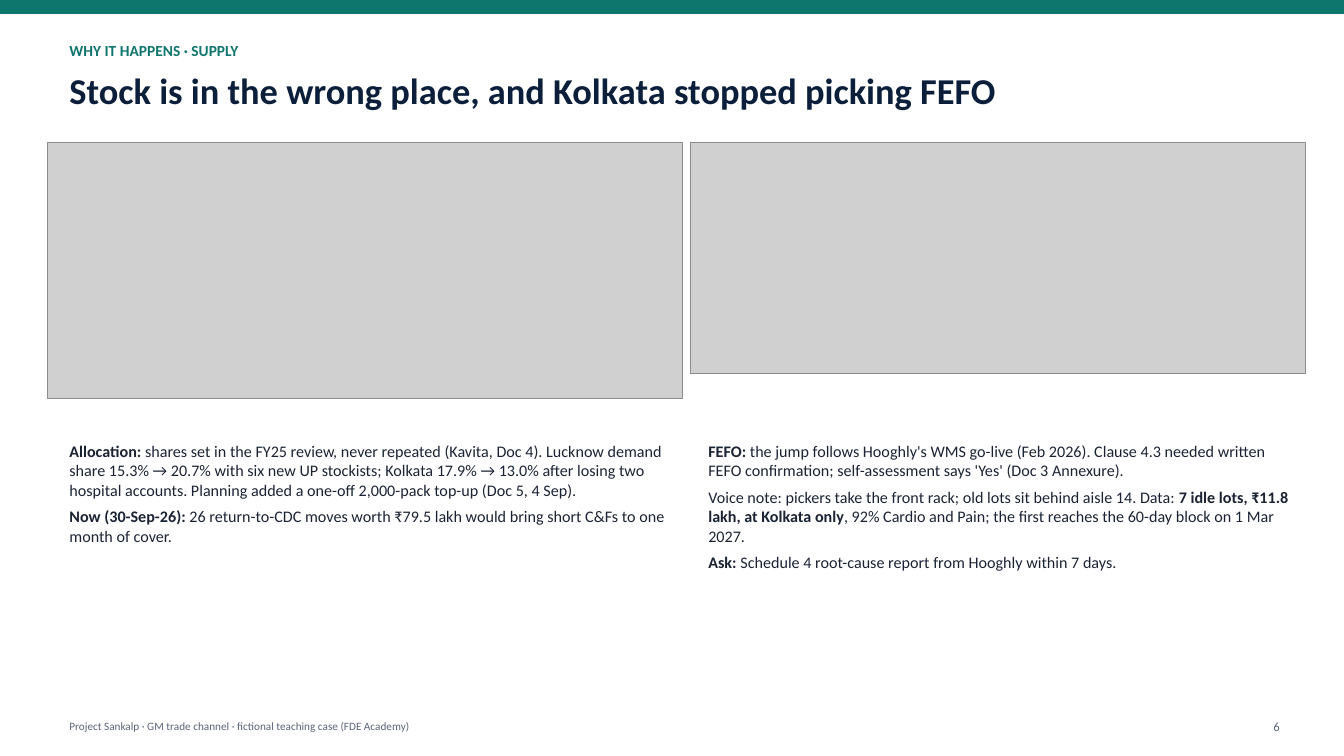
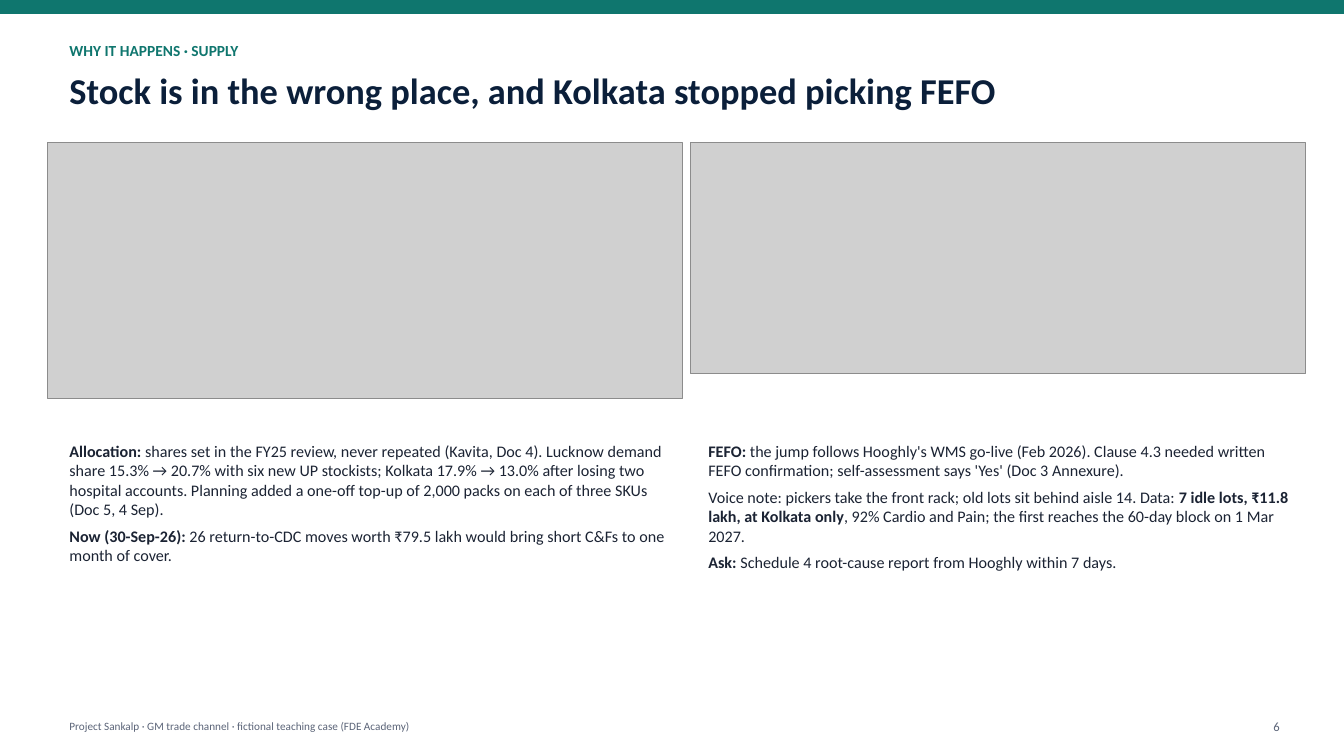
Before and after one commit to dineshtailor/sankalp-pilot, a slide deck: slide 6 of docs/deliverables/04_SteerCo_Deck.pptx. Drawn at 1344x756 pixels with LibreOffice and Linux fonts; fonts in the diff are those of the drawing; grey boxes stand for pictures. Boxes give left, top, right and bottom in pixels: in the first picture for what was removed or moved away, otherwise in the second. Text is boxed around its words. In the diff, an @@ line names an element or a change of style, - is before the commit and + after.

```diff
--- a/docs/deliverables/04_SteerCo_Deck.pptx
+++ b/docs/deliverables/04_SteerCo_Deck.pptx
@@ text at bbox=[69, 445, 662, 518]: text changed @@
-Allocation: shares set in the FY25 review, never repeated (Kavita, Doc 4). Lucknow demand share 15.3% → 20.7% with six new UP stockists; Kolkata 17.9% → 13.0% after losing two hospital accounts. Planning added a one-off 2,000-pack top-up (Doc 5, 4 Sep).
+Allocation: shares set in the FY25 review, never repeated (Kavita, Doc 4). Lucknow demand share 15.3% → 20.7% with six new UP stockists; Kolkata 17.9% → 13.0% after losing two hospital accounts. Planning added a one-off top-up of 2,000 packs on each of three SKUs (Doc 5, 4 Sep).
```
Also in this commit, not shown: 7 other slides changed, 15 other files.
